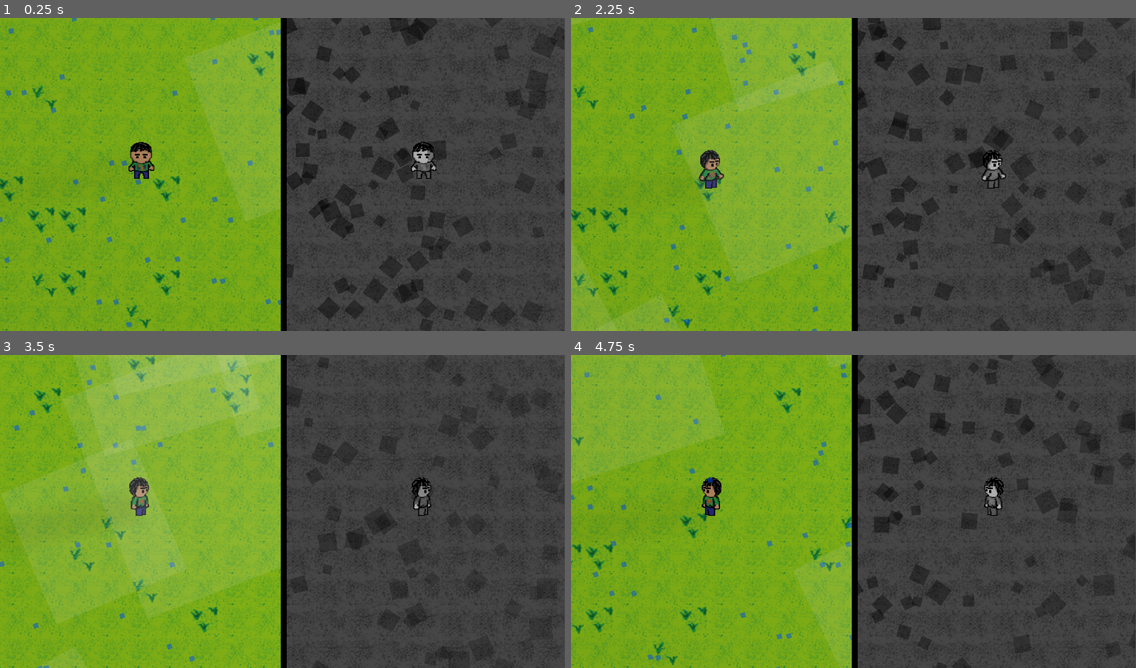
Above: before the commit, frames 1-4 (two rows, left to right).
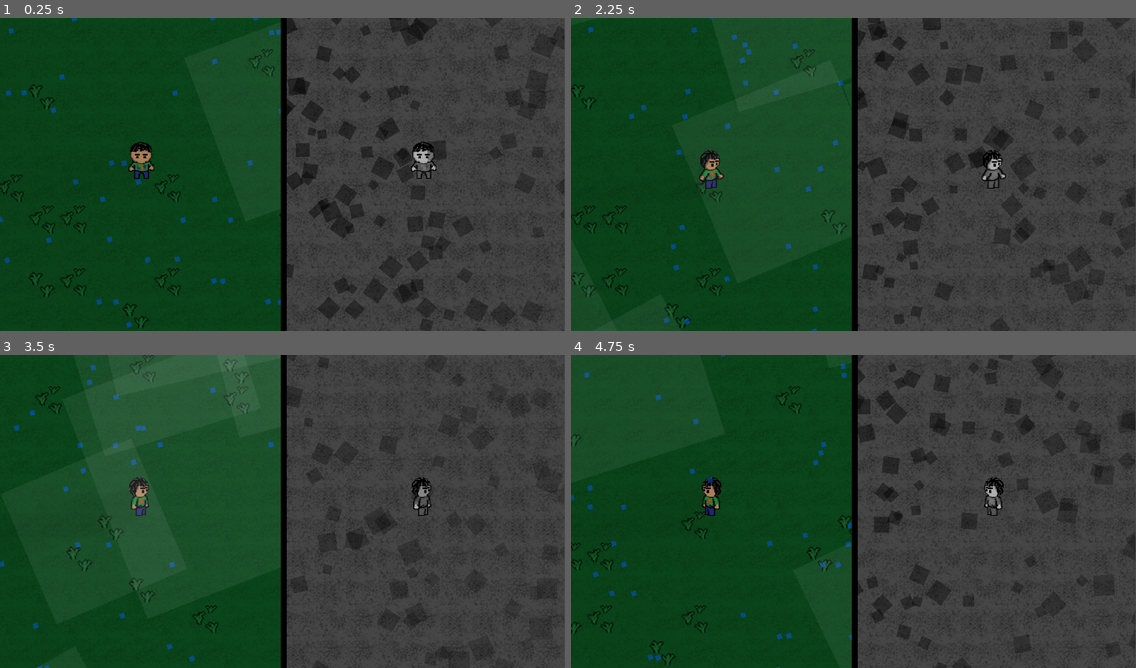
Above: after the commit, the same moments.

Repository: userbooi/CounterSpellGame
Game: Godot game, scene res://scenes/main.tscn
Two runs of this game, one before a commit and one after it. Both use one fixed random seed, a clock stepped at 60 frames per second and the inputs below.
Inputs:
- Up to frame 1 (0.25 s): no input
- Up to frame 2 (2.25 s): hold D (right) 0.53-1.28 s; tap S (bottom) at 0.6, 2.1 s; hold A (left) 1.28-2.03 s; tap W (top) at 1.35 s; hold D (right) from 2.03 s (still down)
- Up to frame 3 (3.5 s): keep holding D (right); tap W (top) at 2.85 s
- Up to frame 4 (4.75 s): release D (right) at 3.53 s; hold A (left) from 3.53 s (still down); tap S (bottom) at 3.6 s; tap W (top) at 4.35 s

The runs differ from the first frame. In frame 1, 49% of the frame differs, in the area x 0-50%, y 0-100%; in frame 2, 49%; in frame 3, 49%; in frame 4, 49%.

Commit message:
changed map

Diff:
--- a/scenes/Rain.tscn
+++ b/scenes/Rain.tscn
@@ -40,4 +40,4 @@
 angle_max = 90.0
 scale_amount_min = 100.0
 scale_amount_max = 250.0
-color = Color(0.819608, 0.835294, 0.835294, 0.109804)
+color = Color(0.819608, 0.835294, 0.835294, 0.0705882)
Binary file changed: Assets/map/map.png
Not shown: 1 places in scenes/Rain.tscn that only renumber resources
Not shown: 1 places in scenes/mental_world.tscn that only renumber resources
Not shown: 1 places in scenes/physical_world.tscn that only renumber resources
